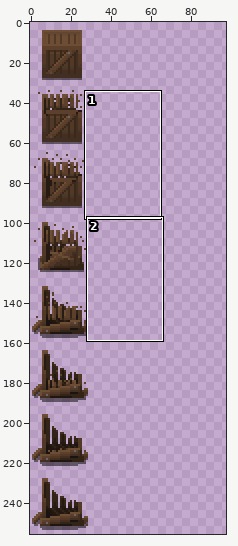
Edited in one commit: sprite sheet (Assets/sprites/objects/static_objects.png). Above, an overview of the earlier version with the close-up marked.
Close-up. Before the commit:
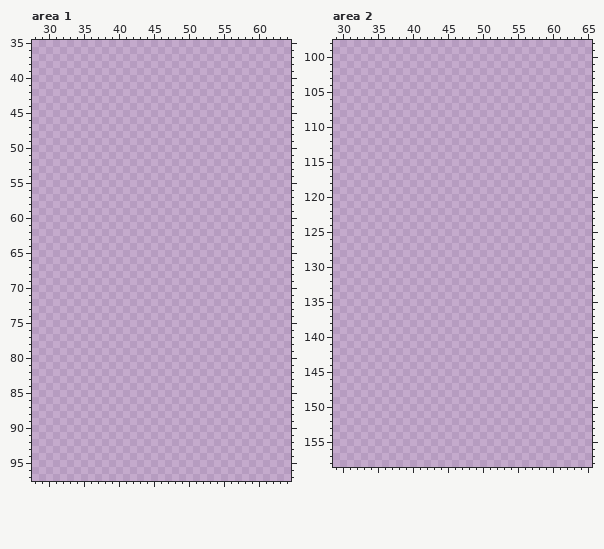
The file is 256x256 pixels. Colours within 5 levels of each other are drawn and written as one. Shown: area 1: x 28..64, y 35..97; area 2: x 29..65, y 98..158. The wide view leaves out empty margins. The commit also changed other parts of the picture, which this record leaves out.
The result:
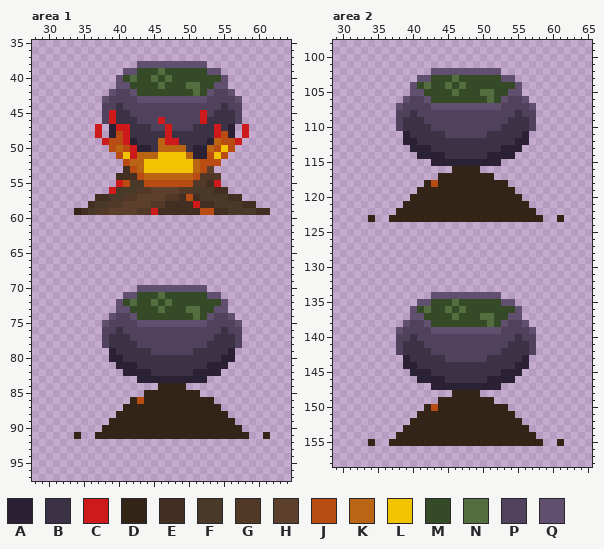
Palette (. is transparent): A #2b2134  B #3c3245  C #ce1a1a  D #322416  E #432f22  F #493929  G #523927  H #5c402c  J #b94c13  K #b96513  L #f2c300  M #354a26  N #536f3f  P #50415c  Q #604f6e
Edits made:
Area 1:
y 38: x 43..52 .......... -> QQQQQQQQQQ
y 39: x 41..54 .............. -> QQMMMNMMMMMMQQ
y 40: x 40..55 ................ -> QMNMMNMNMMMMMMMQ
y 41: x 40..55 ................ -> QQMMMMNMMMNNMMQQ
y 42: x 39..56 .................. -> QPPQMMMMMMMMNMQPPQ
y 43: x 38..57 .................... -> QPPPPQQQQQQQQQQPPPPQ
y 44: x 38..57 .................... -> PPBPPPPPPPPPPPPPPBPP
y 45: x 38..57 .................... -> PCBBPPPPPPPPPPCPBBBP
y 46: x 38..57 .................... -> PCBBBPPPCPPPPPCBBBBP
y 47: x 37 . -> C; x 39..56 .................. -> ACCBBBPPCPPPBBBCBA; x 58 . -> C
y 48: x 37 . -> C; x 39..56 .................. -> AJCBBBBBCBBBBBBCJA; x 58 . -> C
y 49: x 38..57 .................... -> CJJCABBBKCCBBBBAKJJC
y 50: x 39..56 .................. -> JKJCAABKKKKBAAKJLJ
y 51: x 40..55 ................ -> JLCKKKLLLLKAAJLJ
y 52: x 41..54 .............. -> JKKLLLLLLLKJJJ
y 53: x 41..53 ............. -> EJKLLLLLLLKJH
y 54: x 40..54 ............... -> EEEJKKKKKKKJGGG
y 55: x 40..54 ............... -> CJFFJJJJJJJGGEC
y 56: x 39..55 ................. -> CFFFGGHHHHGGFFFEE
y 57: x 37..57 ..................... -> EEFFGGHHHHGGEJEFFFFEE
y 58: x 36..59 ........................ -> EFFGGHHHHGGEEEECEEFFFFEE
y 59: x 34..61 ............................ -> DEFGGHHHHGGCEEEEEEJJEEFFFFEE
y 70: x 43..52 .......... -> QQQQQQQQQQ
y 71: x 41..54 .............. -> QQMMMNMMMMMMQQ
y 72: x 40..55 ................ -> QMNMMNMNMMMMMMMQ
y 73: x 40..55 ................ -> QQMMMMNMMMNNMMQQ
y 74: x 39..56 .................. -> QPPQMMMMMMMMNMQPPQ
y 75: x 38..57 .................... -> QPPPPQQQQQQQQQQPPPPQ
y 76: x 38..57 .................... -> PPBPPPPPPPPPPPPPPBPP
y 77: x 38..57 .................... -> PBBBPPPPPPPPPPPPBBBP
y 78: x 38..57 .................... -> PBBBBPPPPPPPPPPBBBBP
y 79: x 39..56 .................. -> ABBBBBPPPPPPBBBBBA
y 80: x 39..56 .................. -> AABBBBBBBBBBBBBBAA
y 81: x 40..55 ................ -> AAABBBBBBBBBBAAA
y 82: x 41..54 .............. -> AAAABBBBBBAAAA
y 83: x 43..52 .......... -> AAAAAAAAAA
y 84: x 46..49 .... -> DDDD
y 85: x 44..51 ........ -> DDDDDDDD
y 86: x 42..53 ............ -> DJDDDDDDDDDD
y 87: x 41..54 .............. -> DDDDDDDDDDDDDD
y 88: x 40..55 ................ -> DDDDDDDDDDDDDDDD
y 89: x 39..56 .................. -> DDDDDDDDDDDDDDDDDD
y 90: x 38..57 .................... -> DDDDDDDDDDDDDDDDDDDD
y 91: x 34 . -> D; x 37..58 ...................... -> DDDDDDDDDDDDDDDDDDDDDD; x 61 . -> D
Area 2:
y 102: x 43..52 .......... -> QQQQQQQQQQ
y 103: x 41..54 .............. -> QQMMMNMMMMMMQQ
y 104: x 40..55 ................ -> QMNMMNMNMMMMMMMQ
y 105: x 40..55 ................ -> QQMMMMNMMMNNMMQQ
y 106: x 39..56 .................. -> QPPQMMMMMMMMNMQPPQ
y 107: x 38..57 .................... -> QPPPPQQQQQQQQQQPPPPQ
y 108: x 38..57 .................... -> PPBPPPPPPPPPPPPPPBPP
y 109: x 38..57 .................... -> PBBBPPPPPPPPPPPPBBBP
y 110: x 38..57 .................... -> PBBBBPPPPPPPPPPBBBBP
y 111: x 39..56 .................. -> ABBBBBPPPPPPBBBBBA
y 112: x 39..56 .................. -> AABBBBBBBBBBBBBBAA
y 113: x 40..55 ................ -> AAABBBBBBBBBBAAA
y 114: x 41..54 .............. -> AAAABBBBBBAAAA
y 115: x 43..52 .......... -> AAAAAAAAAA
y 116: x 46..49 .... -> DDDD
y 117: x 44..51 ........ -> DDDDDDDD
y 118: x 42..53 ............ -> DJDDDDDDDDDD
y 119: x 41..54 .............. -> DDDDDDDDDDDDDD
y 120: x 40..55 ................ -> DDDDDDDDDDDDDDDD
y 121: x 39..56 .................. -> DDDDDDDDDDDDDDDDDD
y 122: x 38..57 .................... -> DDDDDDDDDDDDDDDDDDDD
y 123: x 34 . -> D; x 37..58 ...................... -> DDDDDDDDDDDDDDDDDDDDDD; x 61 . -> D
y 134: x 43..52 .......... -> QQQQQQQQQQ
y 135: x 41..54 .............. -> QQMMMNMMMMMMQQ
y 136: x 40..55 ................ -> QMNMMNMNMMMMMMMQ
y 137: x 40..55 ................ -> QQMMMMNMMMNNMMQQ
y 138: x 39..56 .................. -> QPPQMMMMMMMMNMQPPQ
y 139: x 38..57 .................... -> QPPPPQQQQQQQQQQPPPPQ
y 140: x 38..57 .................... -> PPBPPPPPPPPPPPPPPBPP
y 141: x 38..57 .................... -> PBBBPPPPPPPPPPPPBBBP
y 142: x 38..57 .................... -> PBBBBPPPPPPPPPPBBBBP
y 143: x 39..56 .................. -> ABBBBBPPPPPPBBBBBA
y 144: x 39..56 .................. -> AABBBBBBBBBBBBBBAA
y 145: x 40..55 ................ -> AAABBBBBBBBBBAAA
y 146: x 41..54 .............. -> AAAABBBBBBAAAA
y 147: x 43..52 .......... -> AAAAAAAAAA
y 148: x 46..49 .... -> DDDD
y 149: x 44..51 ........ -> DDDDDDDD
y 150: x 42..53 ............ -> DJDDDDDDDDDD
y 151: x 41..54 .............. -> DDDDDDDDDDDDDD
y 152: x 40..55 ................ -> DDDDDDDDDDDDDDDD
y 153: x 39..56 .................. -> DDDDDDDDDDDDDDDDDD
y 154: x 38..57 .................... -> DDDDDDDDDDDDDDDDDDDD
y 155: x 34 . -> D; x 37..58 ...................... -> DDDDDDDDDDDDDDDDDDDDDD; x 61 . -> D
Where, in picture pixels (left, top, right, bottom), the same in both close-ups:
added: (74, 61, 270, 215)
added: (74, 285, 270, 439)
added: (368, 68, 564, 222)
added: (368, 292, 564, 446)
